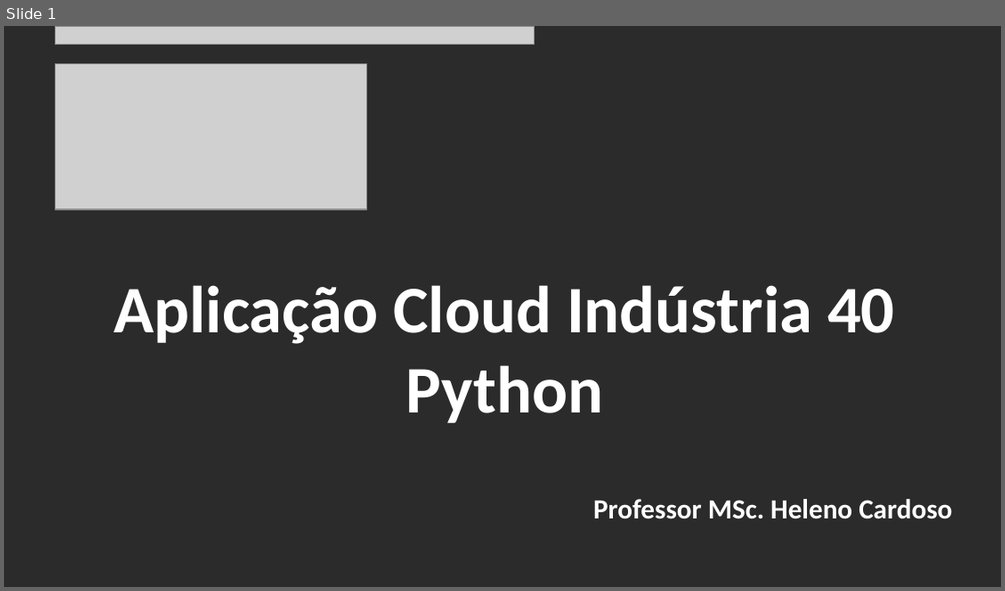
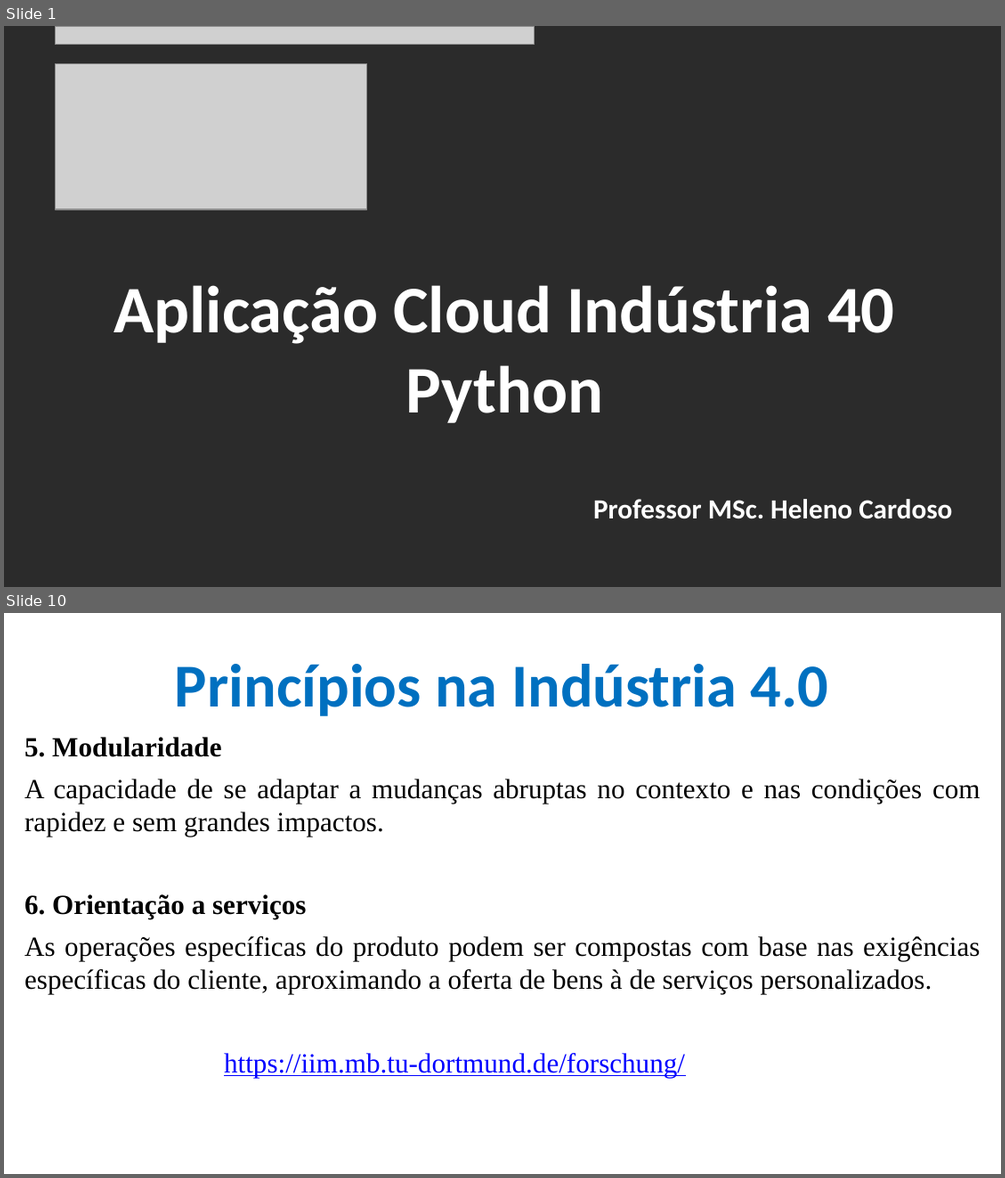
Before and after one commit to CloudEducationBrazil/WydenArea1AplicacaoCloudIndustria40Python, a slide deck: 01 Classes/Aula 08 - Aplicação Cloud Indústria 40 Python IoT - Tecnologias Emergentes.pptx. Shown one above the other, each under a label of ours: slide 1 before the commit, slides 1 and 10 after it; the slides between them are not shown. The pictures are 1005x591 and 1005x1178 pixels, drawn with LibreOffice and Linux fonts; fonts in the diff are those of the drawing; grey boxes stand for pictures; background and template pictures are left out; a plain dark background stands for a picture behind light text. Boxes give left, top, right and bottom in pixels: in the first picture for what was removed or moved away, otherwise in the second. Text is boxed around its words. In the diff, an @@ line names an element or a change of style, - is before the commit and + after.

Commit message:
Aula 08 Cloud IoT Python Indústria 4.0 08maio2023

```diff
--- a/01 Classes/Aula 08 - Aplicação Cloud Indústria 40 Python IoT - Tecnologias Emergentes.pptx
+++ b/01 Classes/Aula 08 - Aplicação Cloud Indústria 40 Python IoT - Tecnologias Emergentes.pptx
@@ slide 10 added at <box>4,613,1001,1174</box>, background picture (left out) @@
@@ title added at <box>175,664,829,716</box>, 44 pt, text #0070C0, bold @@
+Princípios na Indústria 4.0
@@ text added at <box>24,737,980,1077</box>, 20 pt, text #000000 @@
+5. Modularidade
+A capacidade de se adaptar a mudanças abruptas no contexto e nas condições com rapidez e sem grandes impactos.
+6. Orientação a serviços
+As operações específicas do produto podem ser compostas com base nas exigências específicas do cliente, aproximando a oferta de bens à de serviços personalizados.
+https://iim.mb.tu-dortmund.de/forschung/
```
Also in this commit, not shown: 4 slides changed, 21 other slides added, 2 slides removed, 5 other files.
